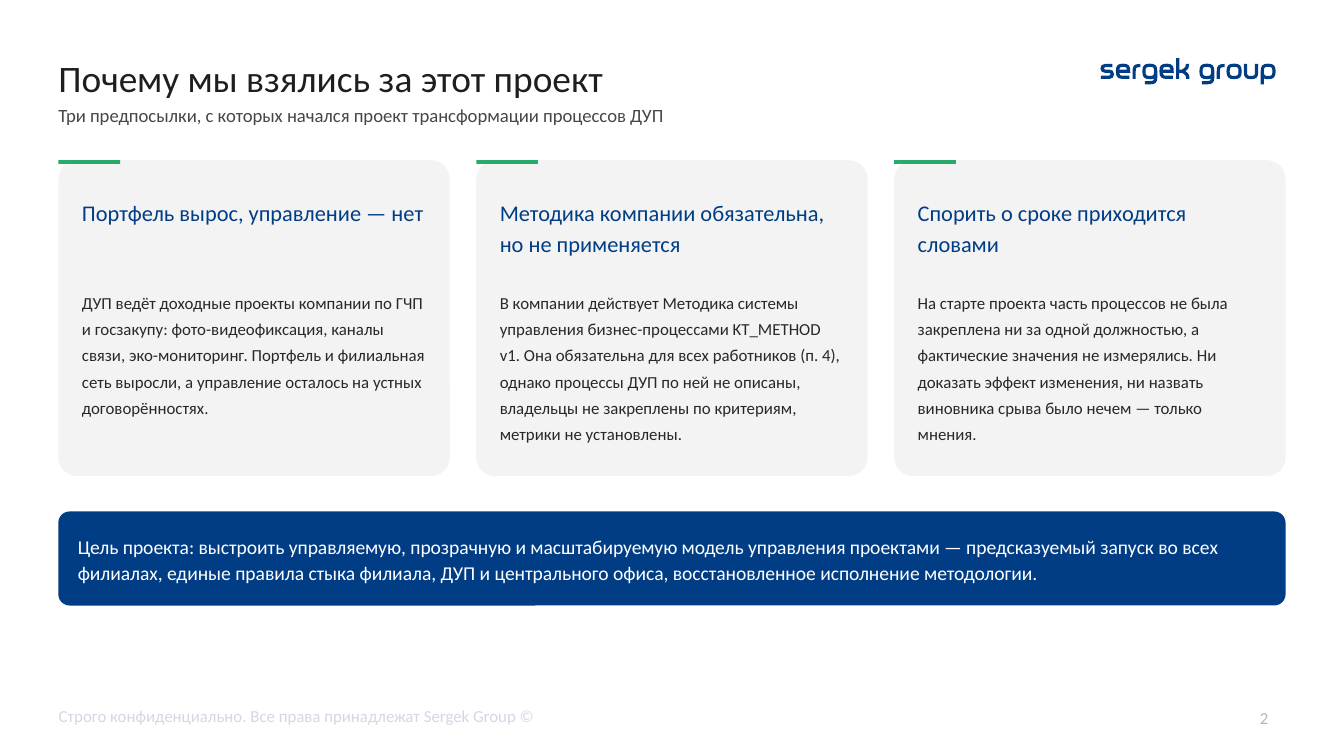
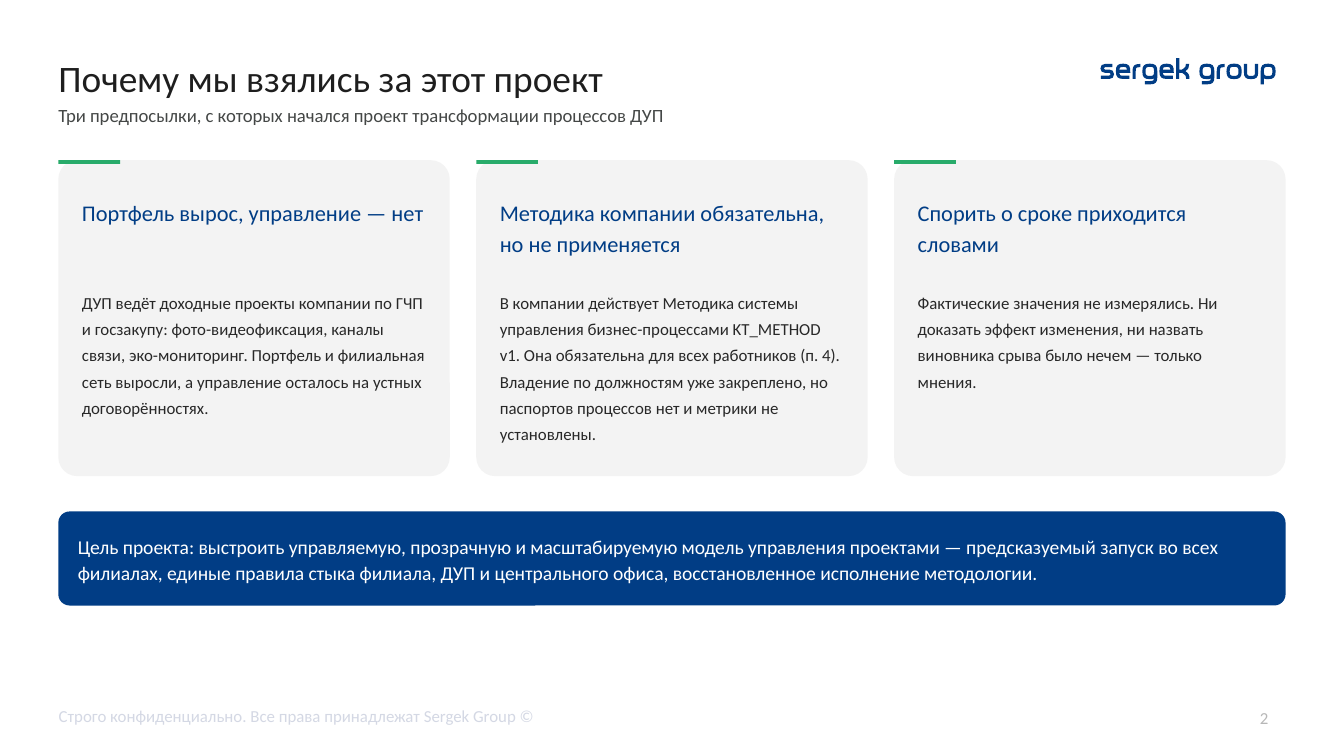
Before and after one commit to TemeshevProject/SG-DUP-Project, a slide deck: slide 2 of dup_project/02_Презентация/ДУП_Приоритеты_реинжиниринга_презентация.pptx. Drawn at 1344x756 pixels with LibreOffice and Linux fonts; fonts in the diff are those of the drawing. Boxes give left, top, right and bottom in pixels: in the first picture for what was removed or moved away, otherwise in the second. Text is boxed around its words. In the diff, an @@ line names an element or a change of style, - is before the commit and + after.

```diff
--- a/dup_project/02_Презентация/ДУП_Приоритеты_реинжиниринга_презентация.pptx
+++ b/dup_project/02_Презентация/ДУП_Приоритеты_реинжиниринга_презентация.pptx
@@ text at (500,297,840,443): text changed @@
-В компании действует Методика системы управления бизнес-процессами KT_METHOD v1. Она обязательна для всех работников (п. 4), однако процессы ДУП по ней не описаны, владельцы не закреплены по критериям, метрики не установлены.
+В компании действует Методика системы управления бизнес-процессами KT_METHOD v1. Она обязательна для всех работников (п. 4). Владение по должностям уже закреплено, но паспортов процессов нет и метрики не установлены.
@@ text at (918,297,1218,388): text changed @@
-На старте проекта часть процессов не была закреплена ни за одной должностью, а фактические значения не измерялись. Ни доказать эффект изменения, ни назвать виновника срыва было нечем — только мнения.
+Фактические значения не измерялись. Ни доказать эффект изменения, ни назвать виновника срыва было нечем — только мнения.
```
Also in this commit, not shown: 14 other slides changed, 2 other files.
